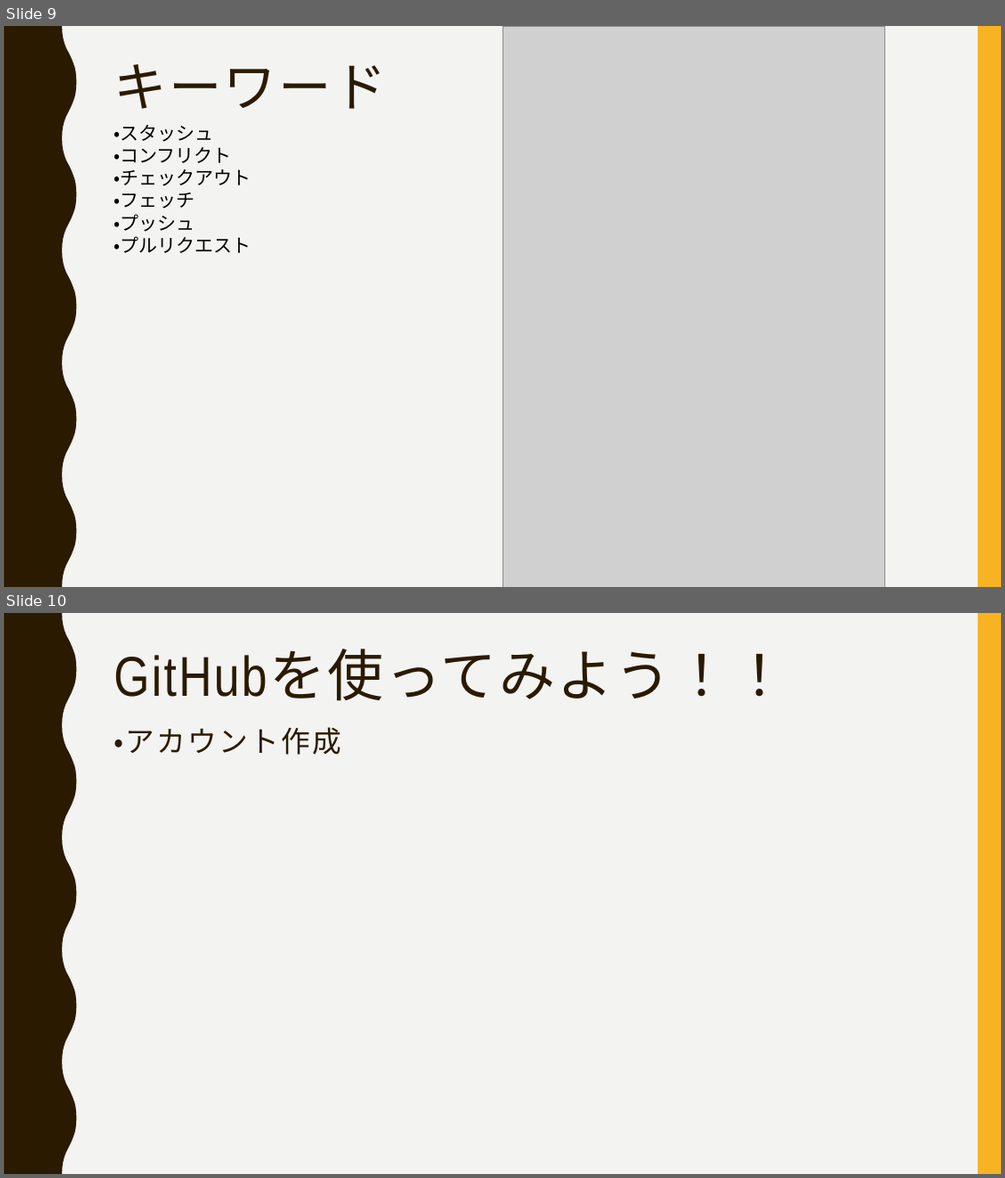
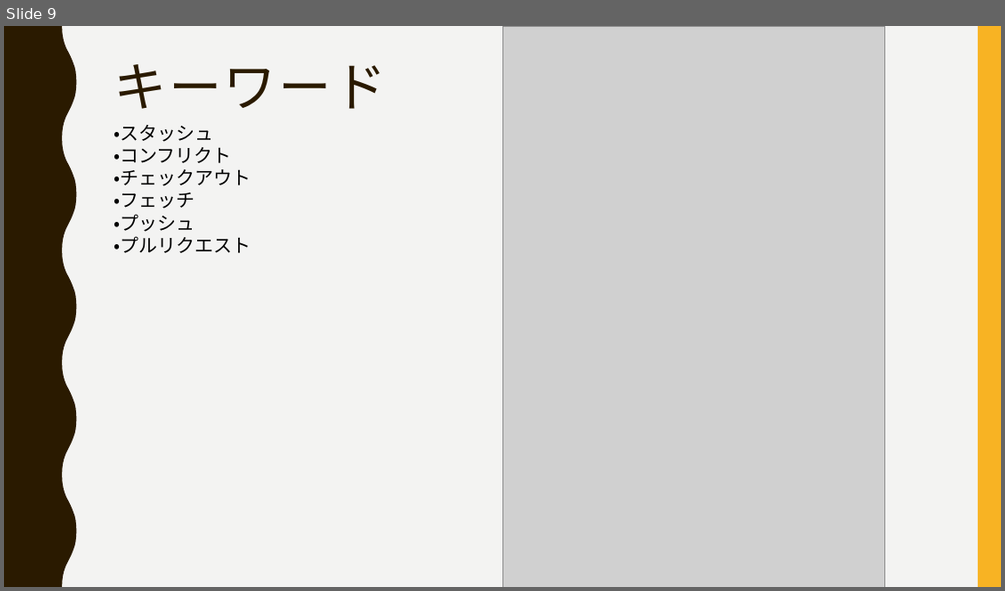
Before and after one commit to FIY24554/git_test, a slide deck: gitについて_加藤.pptx. Shown one above the other, each under a label of ours: slides 9 and 10 before the commit, slide 9 after it. The pictures are 1005x1178 and 1005x591 pixels, drawn with LibreOffice and Linux fonts; fonts in the diff are those of the drawing; grey boxes stand for pictures. Boxes give left, top, right and bottom in pixels: in the first picture for what was removed or moved away, otherwise in the second. Text is boxed around its words. In the diff, an @@ line names an element or a change of style, - is before the commit and + after.

Commit message:
gitの説明、環境構築まで作成_加藤

```diff
--- a/gitについて_加藤.pptx
+++ b/gitについて_加藤.pptx
@@ slide 10 removed at (4,613,1001,1174), background #F3F3F2; not listed: 2 template elements that a slide beside it also shows @@
@@ title removed at (113,651,787,701) @@
-GitHubを使ってみよう！！
@@ text removed at (113,727,341,755) @@
-・アカウント作成
```
Also in this commit, not shown: 7 slides added.
